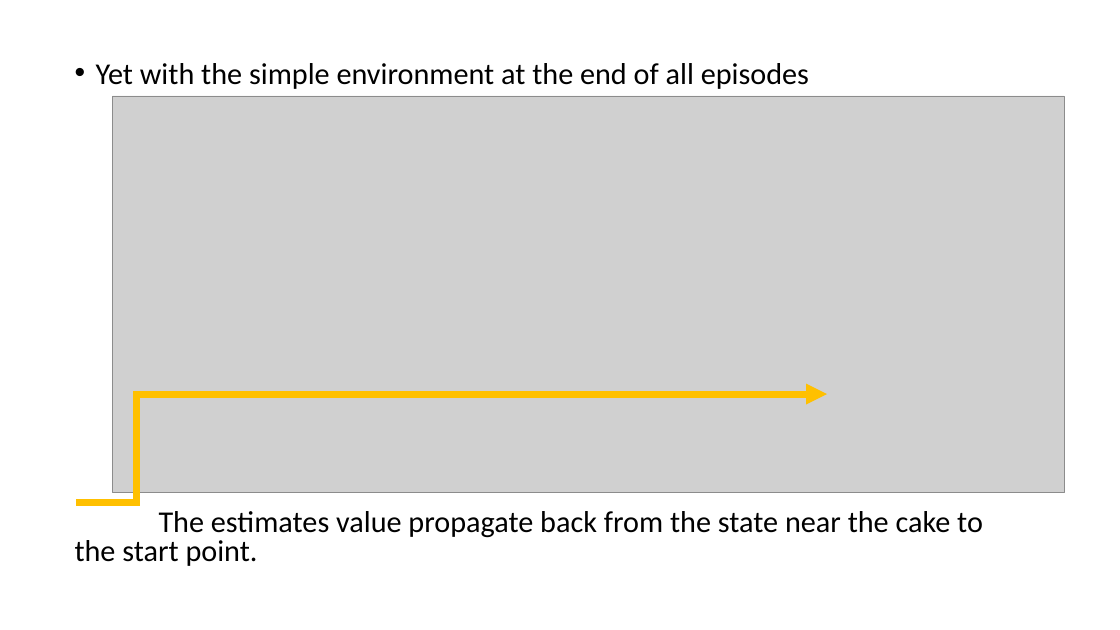
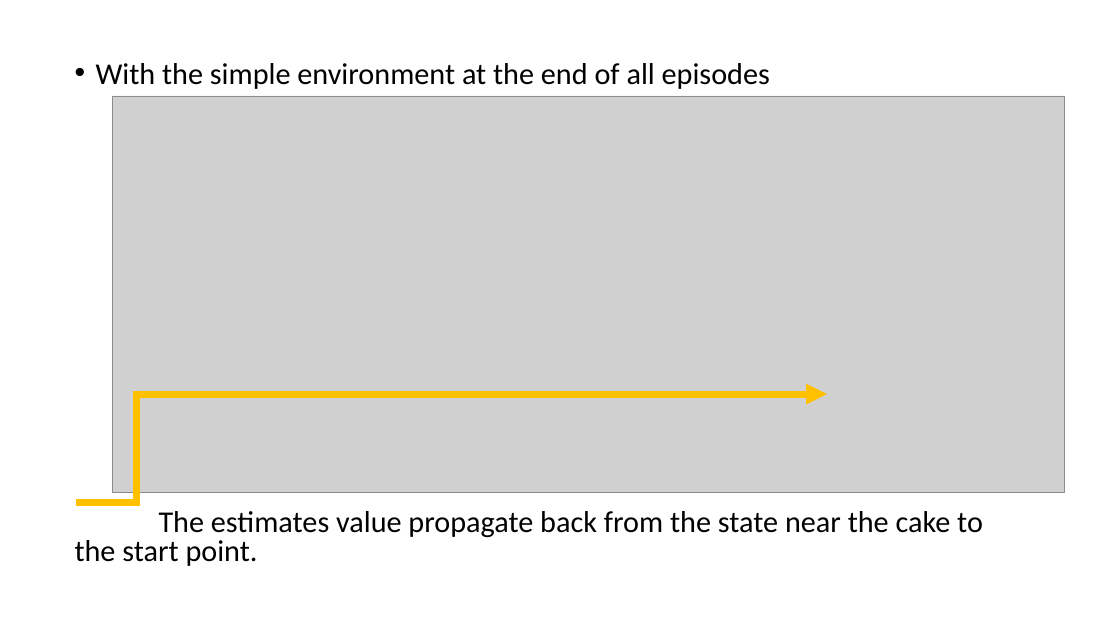
Before and after one commit to mpiffari/ReinforcementLearning2019, a slide deck: slide 19 of Presentation/SDU_SummerSchool_Presentation.pptx. Drawn at 1120x630 pixels with LibreOffice and Linux fonts; fonts in the diff are those of the drawing; grey boxes stand for pictures. Boxes give left, top, right and bottom in pixels: in the first picture for what was removed or moved away, otherwise in the second. Text is boxed around its words. In the diff, an @@ line names an element or a change of style, - is before the commit and + after.

```diff
--- a/Presentation/SDU_SummerSchool_Presentation.pptx
+++ b/Presentation/SDU_SummerSchool_Presentation.pptx
@@ text at [96, 63, 770, 89]: text changed @@
-• Yet with the simple environment at the end of all episodes
+• With the simple environment at the end of all episodes
```
Also in this commit, not shown: 12 other slides changed, 8 slides added, 5 slides removed, 4 other files.
